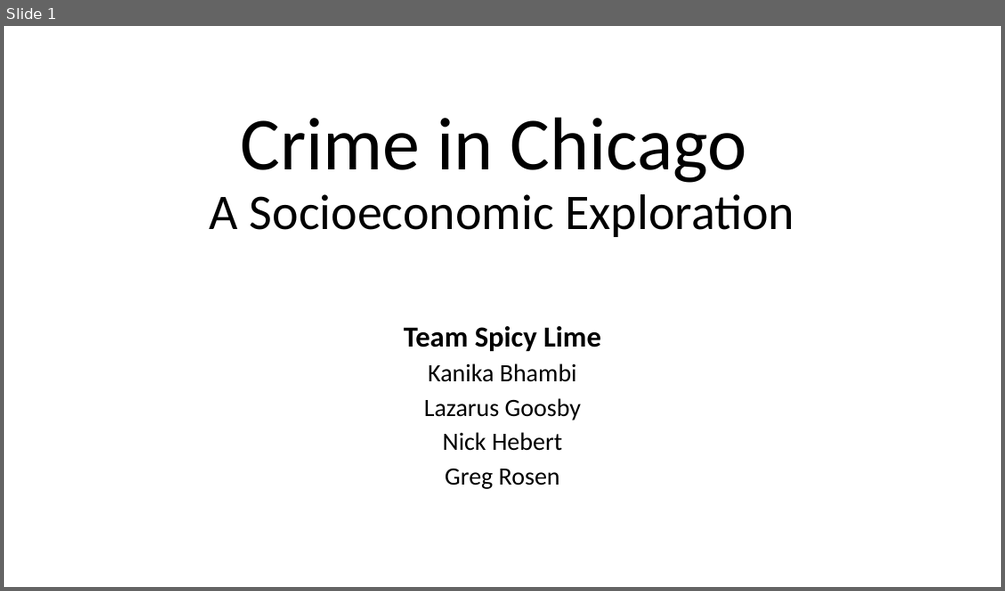
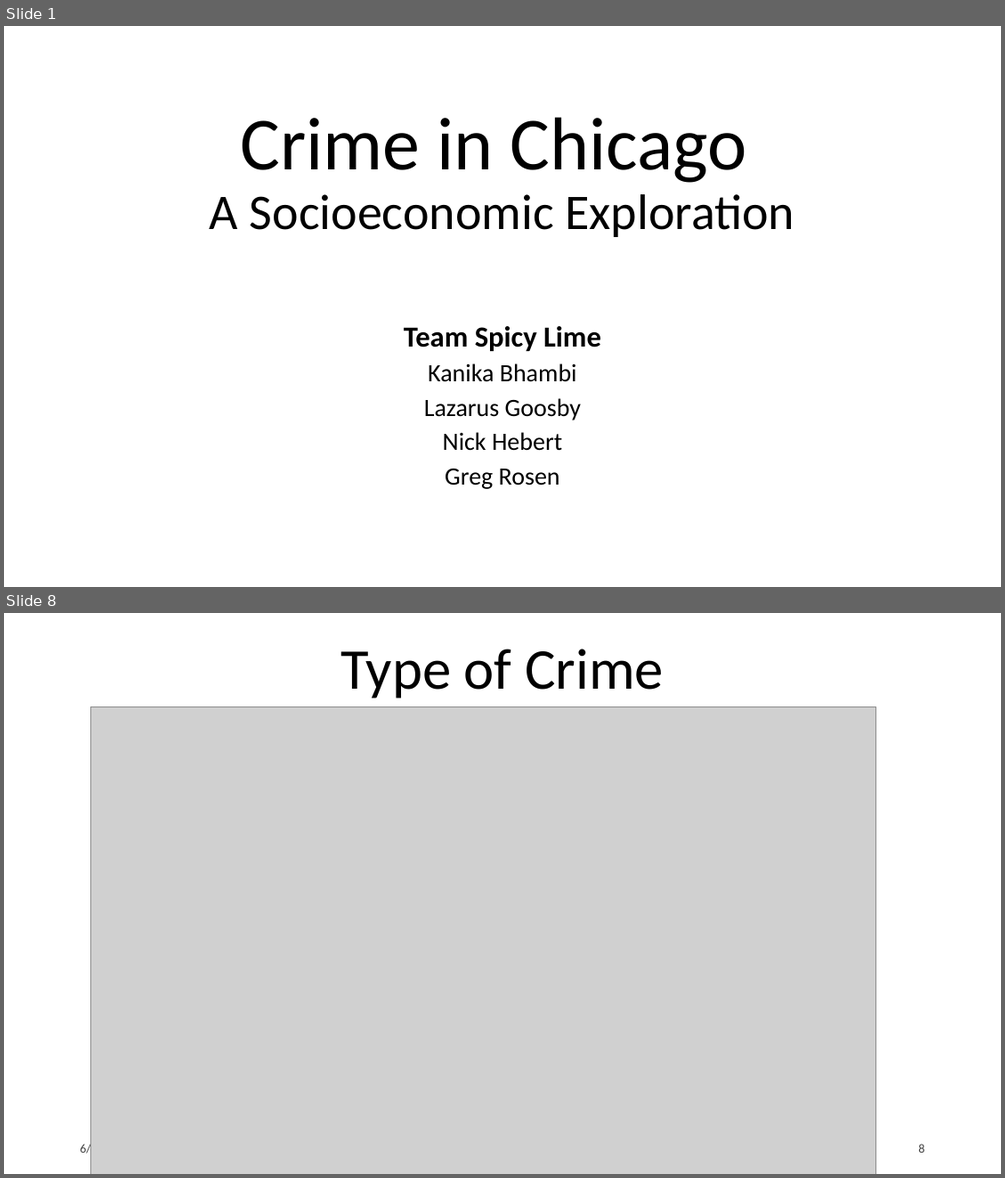
Before and after one commit to nhebert/Project, a slide deck: Crime in Chicago, A Socioeconomic Exploration.pptx. Shown one above the other, each under a label of ours: slide 1 before the commit, slides 1 and 8 after it; the slides between them are not shown. The pictures are 1005x591 and 1005x1178 pixels, drawn with LibreOffice and Linux fonts; fonts in the diff are those of the drawing; grey boxes stand for pictures; background and template pictures are left out. Boxes give left, top, right and bottom in pixels: in the first picture for what was removed or moved away, otherwise in the second. Text is boxed around its words. In the diff, an @@ line names an element or a change of style, - is before the commit and + after.

```diff
--- a/Crime in Chicago, A Socioeconomic Exploration.pptx
+++ b/Crime in Chicago, A Socioeconomic Exploration.pptx
@@ slide 8 added at box(4, 613, 1001, 1174), background picture (left out) @@
@@ text added at box(340, 649, 663, 698), 55.5 pt, text #000000 @@
+Type of Crime
@@ picture added at box(90, 706, 877, 1174) @@
@@ text added at box(80, 1142, 121, 1156), 12 pt, text #404040 @@
+6/12/18
@@ page number added at box(918, 1143, 924, 1152), 12 pt, text #404040 @@
+8
```
Also in this commit, not shown: 4 slides changed, 6 other slides added, 8 other files.
